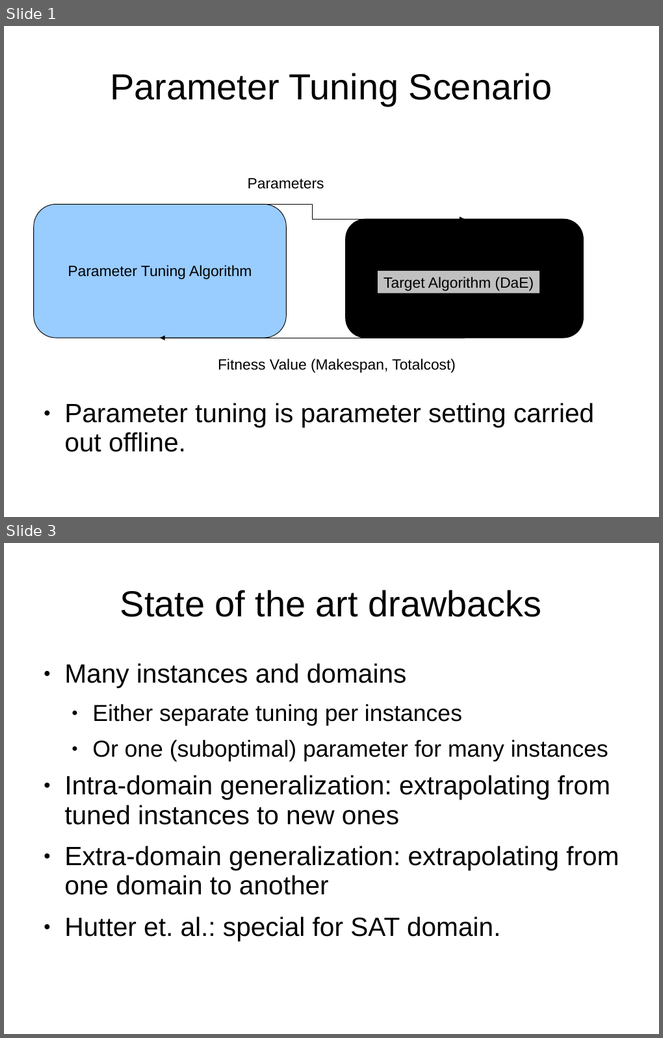
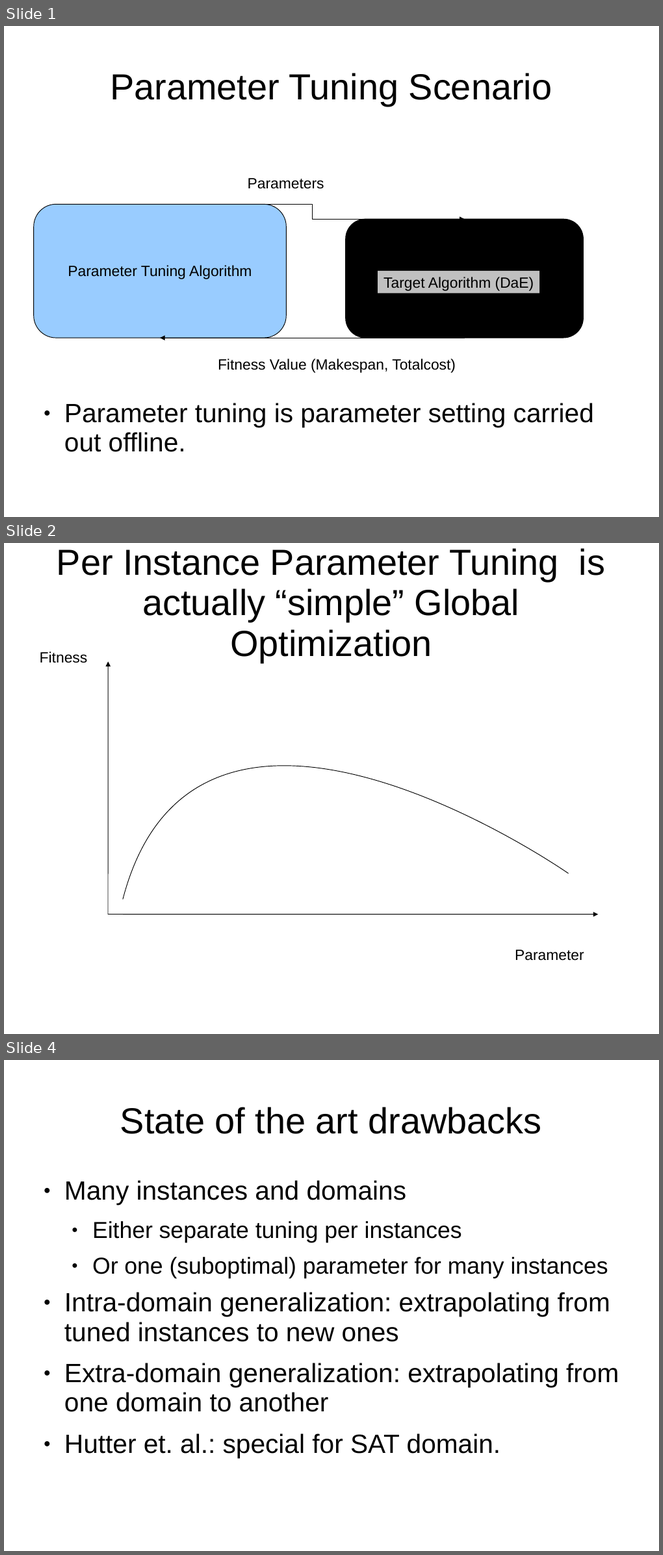
Before and after one commit to nojhan/descarwin, a slide deck: papers/GECCO2011/gecco2011brendelschoenauer/lao-gecco.ppt. Shown one above the other, each under a label of ours: slides 1 and 3 before the commit, slides 1, 2 and 4 after it; the slides between them are not shown. The pictures are 663x1038 and 663x1555 pixels, drawn with LibreOffice and Linux fonts; fonts in the diff are those of the drawing. Boxes give left, top, right and bottom in pixels: in the first picture for what was removed or moved away, otherwise in the second. Text is boxed around its words. In the diff, an @@ line names an element or a change of style, - is before the commit and + after.

```diff
--- a/papers/GECCO2011/gecco2011brendelschoenauer/lao-gecco.ppt
+++ b/papers/GECCO2011/gecco2011brendelschoenauer/lao-gecco.ppt
@@ slide 2 added at (x1=4, y1=543, x2=659, y2=1034), background #FFFFFF @@
@@ title added at (x1=57, y1=548, x2=605, y2=663), 44 pt, text #000000 @@
+Per Instance Parameter Tuning is actually “simple” Global Optimization
@@ freeform shape added at (x1=123, y1=615, x2=569, y2=900), outline #000000 0.74 pt @@
@@ text added at (x1=40, y1=652, x2=88, y2=663), 18 pt, text #000000 @@
+Fitness
@@ arrow added from (108, 915) to (108, 662), #000000 0.74 pt @@
@@ arrow added from (108, 915) to (599, 915), #000000 0.74 pt @@
@@ text added at (x1=515, y1=950, x2=584, y2=961), 18 pt, text #000000 @@
+Parameter
@@ what was slide 3 is now slide 4 @@
```
Also in this commit, not shown: 9 slides changed, 1 other slide added.
